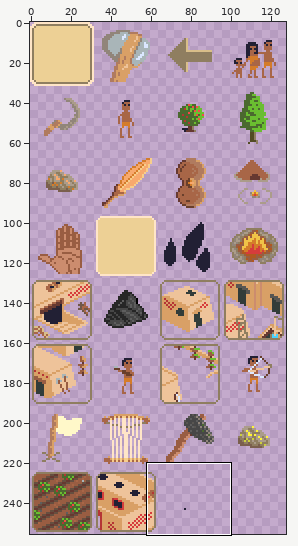
File history of a sprite sheet, Assets/Sprites/Buttons/Unit Buttons.png. The picture above shows the old version from afar; the outline marks the close-up.
Close-up. Earlier state:
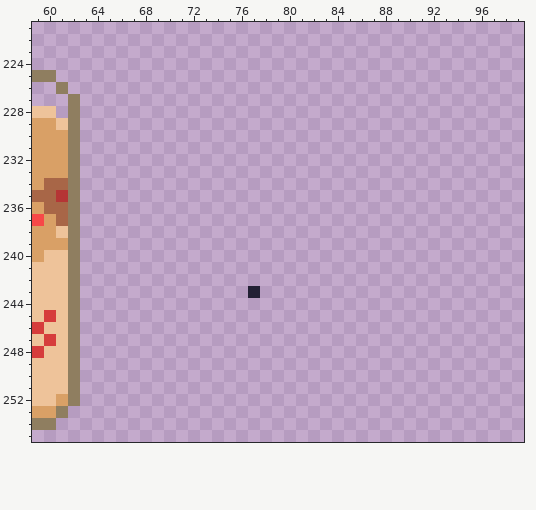
The file is 128x256 pixels. Shown: x 59..99, y 221..255.
Once edited:
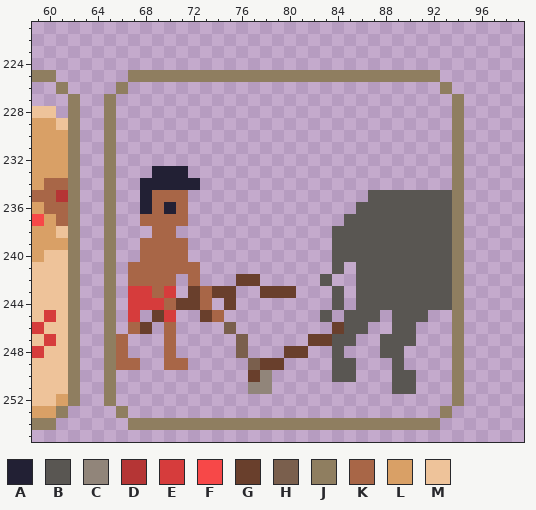
Palette (. is transparent): A #222034  B #595652  C #91857a  D #b53535  E #d63c3c  F #f74848  G #693f2c  H #7a5f4d  J #8f7e60  K #a86647  L #d9a066  M #eec39a
Changes in this commit:
y 225: x 67..92 .......................... -> JJJJJJJJJJJJJJJJJJJJJJJJJJ
y 226: x 66 . -> J; x 93 . -> J
y 227..232: x 65 . -> J; x 94 . -> J
y 233: x 65 . -> J; x 69..71 ... -> AAA; x 94 . -> J
y 234: x 65 . -> J; x 68..72 ..... -> AAAAA; x 94 . -> J
y 235: x 65 . -> J; x 68..71 .... -> AKKK; x 87..94 ........ -> BBBBBBBJ
y 236: x 65 . -> J; x 68..71 .... -> AKAK; x 86..94 ......... -> BBBBBBBBJ
y 237: x 65 . -> J; x 68..71 .... -> KKKK; x 85..94 .......... -> BBBBBBBBBJ
y 238: x 65 . -> J; x 69..70 .. -> KK; x 84..94 ........... -> BBBBBBBBBBJ
y 239..240: x 65 . -> J; x 68..71 .... -> KKKK; x 84..94 ........... -> BBBBBBBBBBJ
y 241: x 65 . -> J; x 67..72 ...... -> KKKKKK; x 84 . -> B; x 86..94 ......... -> BBBBBBBBJ
y 242: x 65 . -> J; x 67..70 .... -> KKKK; x 72 . -> K; x 76..77 .. -> GG; x 83 . -> B; x 86..94 ......... -> BBBBBBBBJ
y 243: x 65 . -> J; x 67..70 .... -> EEKE; x 72..75 .... -> GKGG; x 77..80 A... -> .GGG; x 84 . -> B; x 86..94 ......... -> BBBBBBBBJ
y 244: x 65 . -> J; x 67..73 ....... -> EEEKGGK; x 75 . -> G; x 84 . -> B; x 86..94 ......... -> BBBBBBBBJ
y 245: x 65 . -> J; x 67 . -> E; x 69..70 .. -> GE; x 73..74 .. -> GK; x 83 . -> B; x 85..87 ... -> BBB; x 89..91 ... -> BBB; x 94 . -> J
y 246: x 65 . -> J; x 67..68 .. -> KG; x 70 . -> K; x 75 . -> H; x 84..86 ... -> GBB; x 89..90 .. -> BB; x 94 . -> J
y 247: x 65..66 .. -> JK; x 70 . -> K; x 76 . -> H; x 82..85 .... -> GGBB; x 88..90 ... -> BBB; x 94 . -> J
y 248: x 65..66 .. -> JK; x 70 . -> K; x 76 . -> H; x 80..81 .. -> GG; x 84 . -> B; x 88..89 .. -> BB; x 94 . -> J
y 249: x 65..67 ... -> JKK; x 70..71 .. -> KK; x 77..79 ... -> HGG; x 84..85 .. -> BB; x 89 . -> B; x 94 . -> J
y 250: x 65 . -> J; x 77..78 .. -> GC; x 84..85 .. -> BB; x 89..90 .. -> BB; x 94 . -> J
y 251: x 65 . -> J; x 77..78 .. -> CC; x 89..90 .. -> BB; x 94 . -> J
y 252: x 65 . -> J; x 94 . -> J
y 253: x 66 . -> J; x 93 . -> J
y 254: x 67..92 .......................... -> JJJJJJJJJJJJJJJJJJJJJJJJJJ
Boxes around the changes in both close-ups, in picture pixels (x1, y1, x2, y2):
changed: (104, 70, 464, 430)
